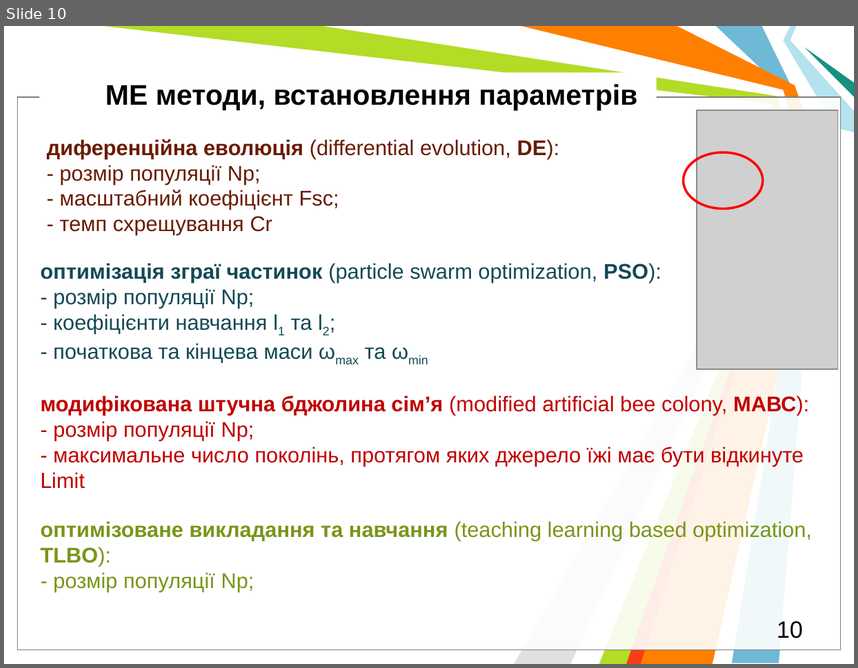
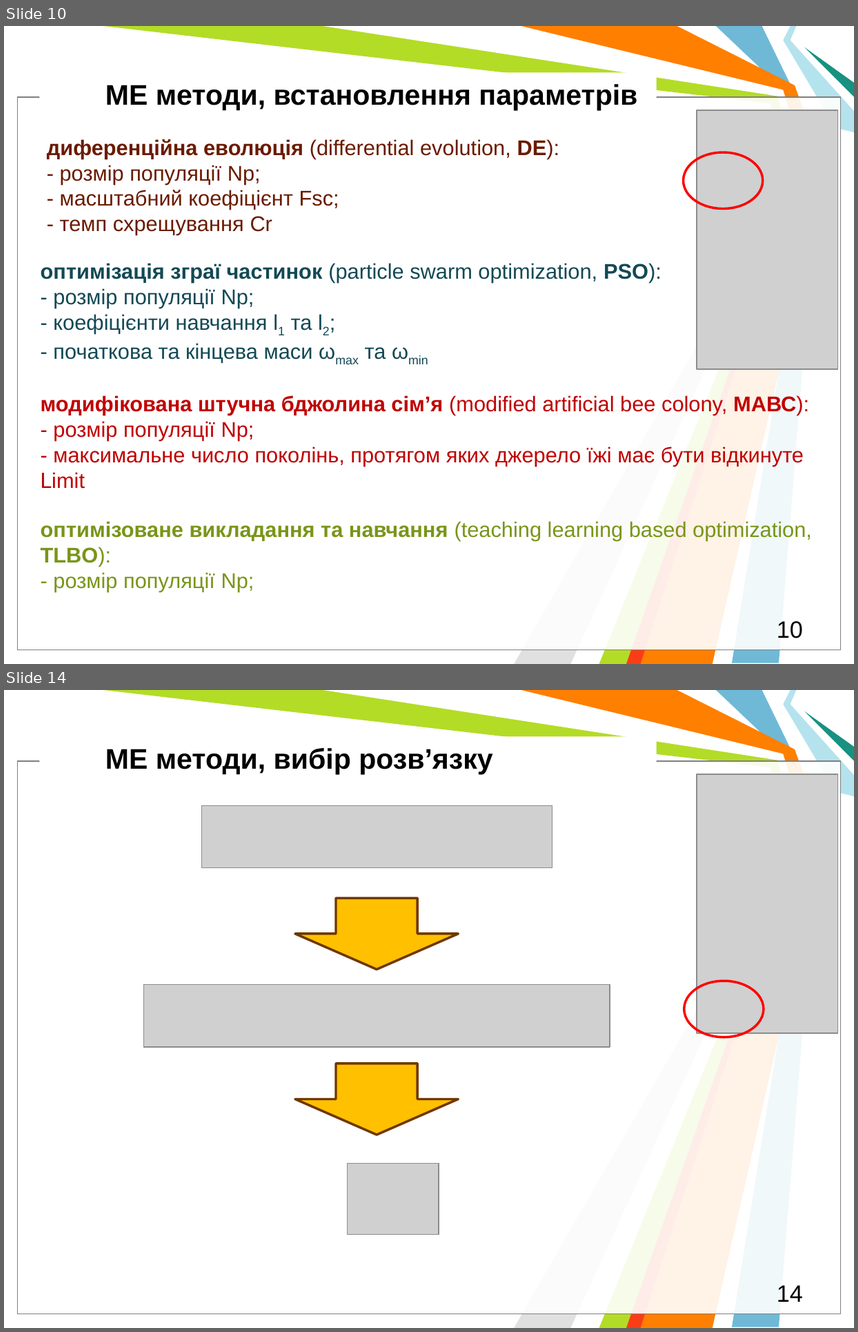
Before and after one commit to l432/NMK, a slide deck: Lecture/DAAD/DAAD_MetaH.pptm. Shown one above the other, each under a label of ours: slide 10 before the commit, slides 10 and 14 after it; the slides between them are not shown. The pictures are 858x668 and 858x1332 pixels, drawn with LibreOffice and Linux fonts; fonts in the diff are those of the drawing; grey boxes stand for pictures; background and template pictures are left out. Boxes give left, top, right and bottom in pixels: in the first picture for what was removed or moved away, otherwise in the second. Text is boxed around its words. In the diff, an @@ line names an element or a change of style, - is before the commit and + after.

```diff
--- a/Lecture/DAAD/DAAD_MetaH.pptm
+++ b/Lecture/DAAD/DAAD_MetaH.pptm
@@ slide 14 added at (4, 690, 854, 1328), background #FFFFFF; not listed: 11 template elements that a slide beside it also shows @@
@@ text added at (105, 748, 493, 774), 24 pt, text #000000, bold @@
+МЕ методи, вибір розв’язку
@@ picture added at (697, 774, 838, 1034) @@
@@ picture added at (201, 806, 551, 867) @@
@@ down arrow added at (296, 898, 459, 969), fill #FFC000, outline #703800 2 pt @@
@@ picture added at (143, 984, 609, 1046) @@
@@ ellipse added at (684, 980, 764, 1037), outline #FF0000 2 pt @@
@@ down arrow added at (296, 1063, 459, 1134), fill #FFC000, outline #703800 2 pt @@
@@ picture added at (348, 1163, 439, 1235) @@
@@ page number added at (777, 1285, 803, 1301), 20 pt, text #000000 @@
+14
```
Also in this commit, not shown: 2 slides changed, 10 other slides added, 6 slides removed.
